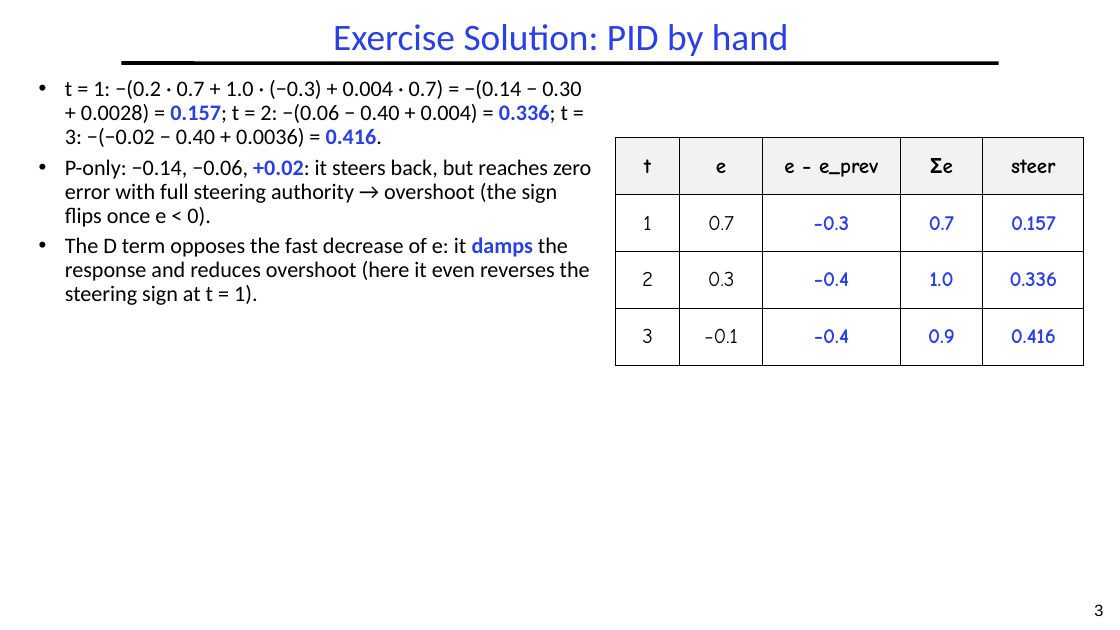
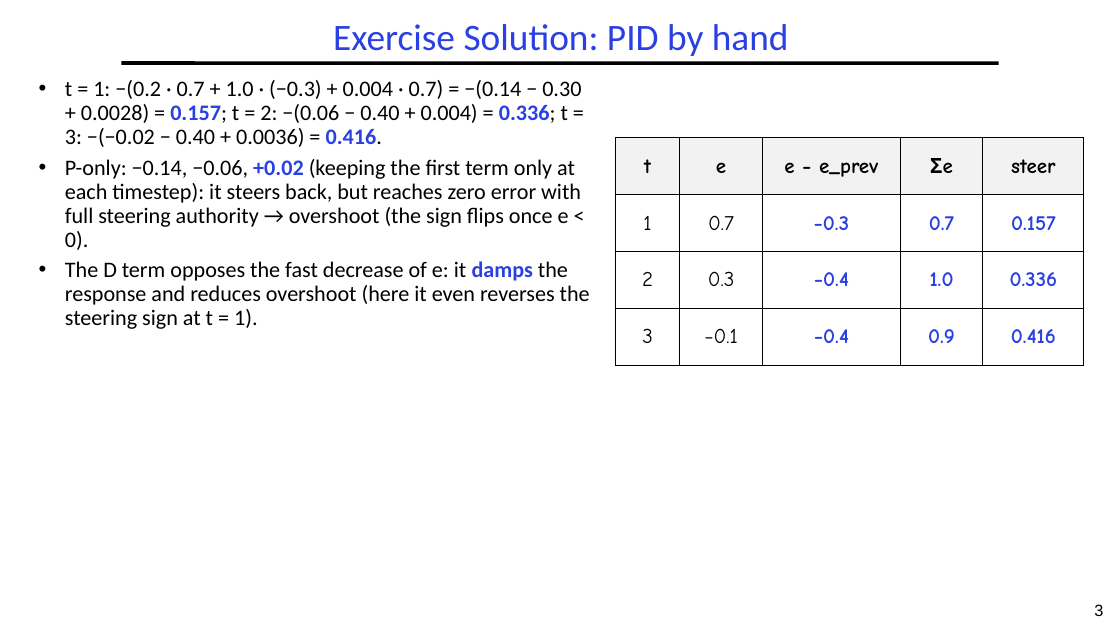
Before and after one commit to guhofstra/CSC144V, a slide deck: slide 3 of Exercises/L8-Exercises ANS.pptx. Drawn at 1120x630 pixels with LibreOffice and Linux fonts; fonts in the diff are those of the drawing. Boxes give left, top, right and bottom in pixels: in the first picture for what was removed or moved away, otherwise in the second. Text is boxed around its words. In the diff, an @@ line names an element or a change of style, - is before the commit and + after.

```diff
--- a/Exercises/L8-Exercises ANS.pptx
+++ b/Exercises/L8-Exercises ANS.pptx
@@ text at [65, 159, 581, 250]: text changed @@
-• P-only: −0.14, −0.06, +0.02: it steers back, but reaches zero error with full steering authority → overshoot (the sign flips once e < 0).
+• P-only: −0.14, −0.06, +0.02 (keeping the first term only at each timestep): it steers back, but reaches zero error with full steering authority → overshoot (the sign flips once e < 0).
```
Also in this commit, not shown: 6 slides removed, 19 other files.
